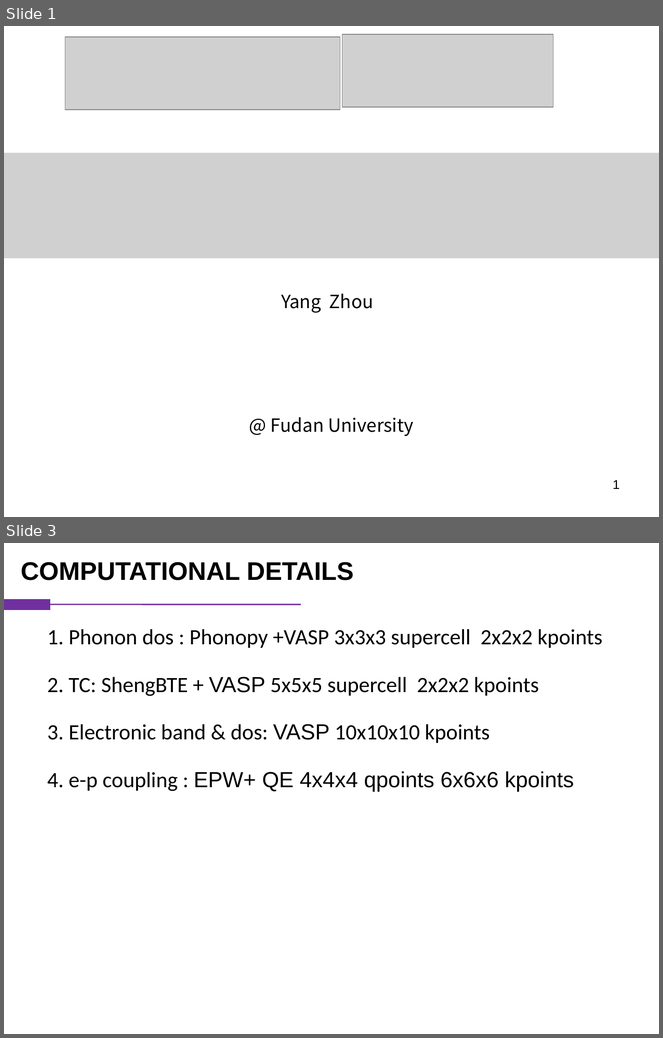
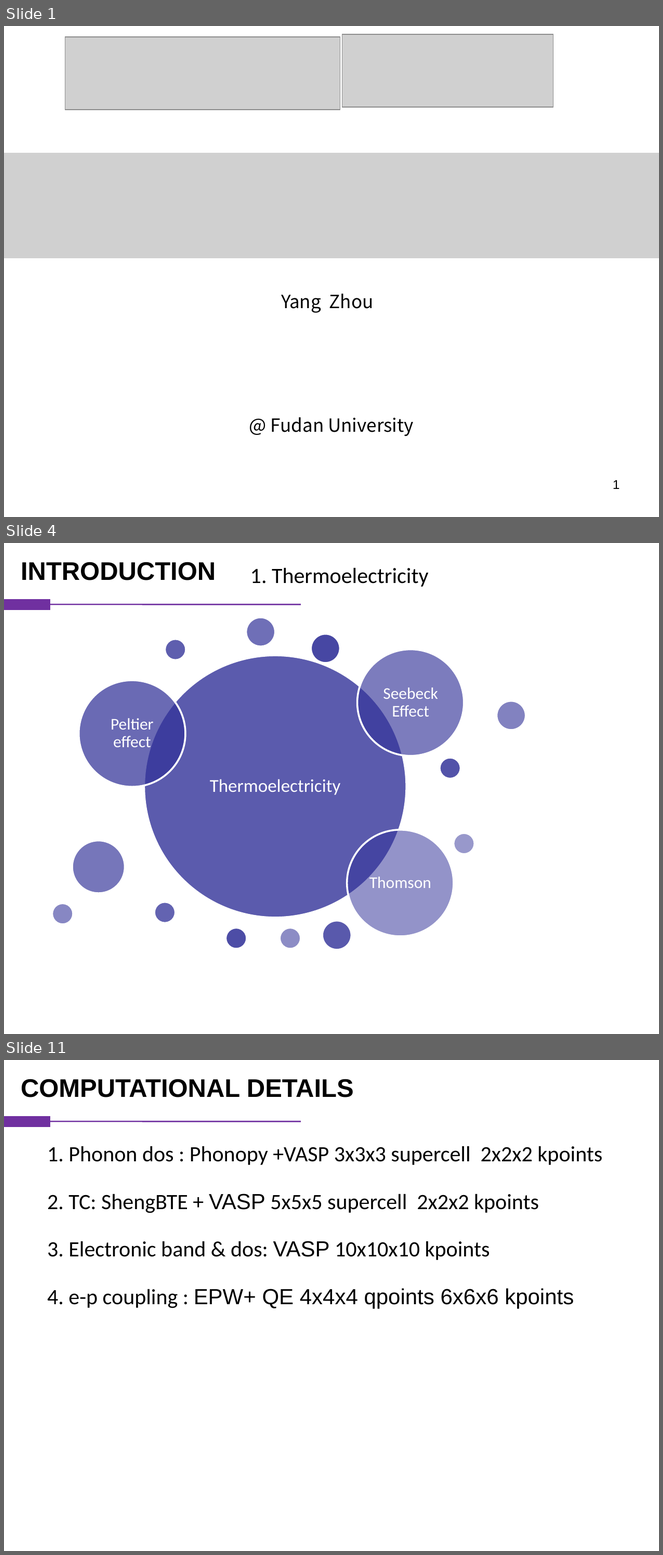
Before and after one commit to vanceeasleaf/paper_bi4i4, a slide deck: bi4i4.pptx. Shown one above the other, each under a label of ours: slides 1 and 3 before the commit, slides 1, 4 and 11 after it; the slides between them are not shown. The pictures are 663x1038 and 663x1555 pixels, drawn with LibreOffice and Linux fonts; fonts in the diff are those of the drawing; grey boxes stand for pictures. Boxes give left, top, right and bottom in pixels: in the first picture for what was removed or moved away, otherwise in the second. Text is boxed around its words. In the diff, an @@ line names an element or a change of style, - is before the commit and + after.

```diff
--- a/bi4i4.pptx
+++ b/bi4i4.pptx
@@ slide 4 added at (4, 543, 659, 1034), background #FFFFFF @@
@@ text added at (21, 562, 216, 580), 28 pt, text #000000, bold @@
+INTRODUCTION
@@ text added at (250, 567, 429, 587), 24 pt, text #000000 @@
+1. Thermoelectricity
@@ rectangle added at (4, 599, 50, 610), fill #7030A0, outline #7030A0 0.75 pt @@
@@ line added from (301, 604) to (50, 604), #7030A0 1.5 pt @@
@@ group added at (52, 618, 526, 951): 16 ellipses, 4 texts @@
+Thermoelectricity
+Peltier effect
+Seebeck Effect
+Thomson
@@ what was slide 3 is now slide 11 @@
```
Also in this commit, not shown: 1 slide changed, 7 other slides added.
